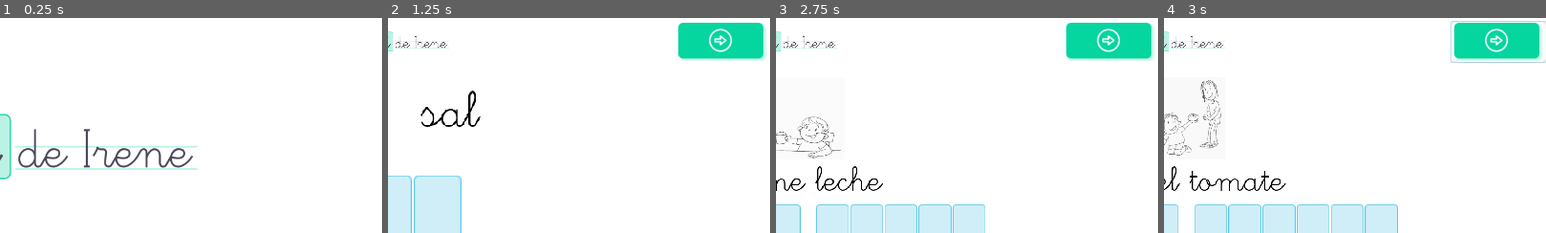
Above: before the commit, frames 1-4 (left to right).
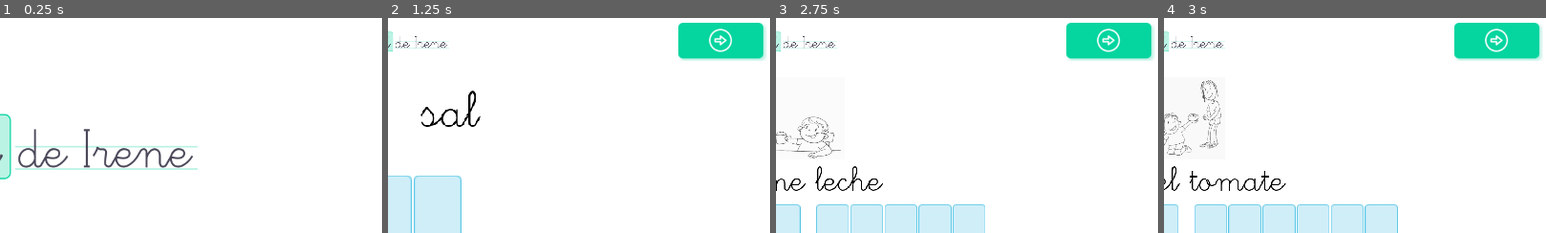
Above: after the commit, the same moments.

Repository: pabloalba/abcirene
Game: Godot game, scene res://MainMenu.tscn
The game is run twice, just before and just after one commit, with the same random seed, the same clock (stepped at 60 frames per second) and the same inputs. Sound files missing from this copy of the repository are replaced by a short silence.
Inputs (mouse positions are % of the whole screen's width and height, from its top left):
- Up to frame 1 (0.25 s): no input
- Up to frame 2 (1.25 s): click (38, 68) at 0.5 s
- Up to frame 3 (2.75 s): click (3, 5) at 1.25 s; click (66, 68) at 2 s
- Up to frame 4 (3 s): click (94, 6) at 2.75 s
The pictures show only the part of the screen within x 50-100%, y 0-50%; the shares and areas given below are measured in that part.

Frames 1-3 are identical in both runs. In frame 4, 0.3% of the frame differs, in the area x 75-100%, y 1-21%.

Commit message:
Use ogg instead of wav

Diff:
--- a/MainMenu.tscn
+++ b/MainMenu.tscn
@@ -29,6 +29,8 @@
 margin_top = 450.0
 margin_right = 615.0
 margin_bottom = 534.0
+focus_mode = 0
+enabled_focus_mode = 0
 icon = ExtResource( 3 )
 flat = true
 
@@ -37,6 +39,8 @@
 margin_top = 450.0
 margin_right = 985.0
 margin_bottom = 534.0
+focus_mode = 0
+enabled_focus_mode = 0
 icon = ExtResource( 4 )
 flat = true
 
@@ -45,6 +49,8 @@
 margin_top = 615.0
 margin_right = 1216.0
 margin_bottom = 673.0
+focus_mode = 0
+enabled_focus_mode = 0
 icon = ExtResource( 5 )
 flat = true
 
--- a/Play.gd
+++ b/Play.gd
@@ -20,7 +20,7 @@
 var words_complex = ["triste", "fresco", "plástico", "brusco", "trasto", "blanco", "planta"]
 var phrases = [ "casi la pilla", "dame la mano", "dame zumo de uva", "me como la sopa yo solo", "me duele la mano", "mi …(208 unchanged characters)…
 var letters_font = load("res://font_escolar_112.tres")
-var aplause = load("res://assets/audio/aplause.wav")
+var aplause = load("res://assets/audio/aplause.ogg")
 
 var letter_buttons = []
 var alphabet = ["a", "b", "c", "d", "e", "f", "g", "h", "i", "j", "k", "l", "m", "n", "ñ", "o", "p", "q", "r", "s", "t", "u", "v", "w", "x", "y", "z"]
@@ -430,7 +430,8 @@
 
 func _play_word(safe_name, play_aplause):
 	var music_player = get_node("AudioStreamPlayer")
-	var sfx = load("res://assets/audio/" + safe_name + ".wav")
+	var sfx = load("res://assets/audio/" + safe_name + ".ogg")
+	sfx.set_loop(false)
 	music_player.stream = sfx
 	music_player.play()
 	if play_aplause:
--- a/Play.tscn
+++ b/Play.tscn
@@ -233,6 +233,8 @@
 margin_top = 5.0
 margin_right = 1281.0
 margin_bottom = 75.0
+focus_mode = 0
+enabled_focus_mode = 0
 icon = ExtResource( 3 )
 flat = true
 
@@ -249,6 +251,8 @@
 margin_top = 5.0
 margin_right = 81.0
 margin_bottom = 74.0
+focus_mode = 0
+enabled_focus_mode = 0
 icon = ExtResource( 5 )
 flat = true
 
--- a/Settings.tscn
+++ b/Settings.tscn
@@ -21,8 +21,10 @@
 margin_top = 24.0
 margin_right = 100.0
 margin_bottom = 93.0
+focus_mode = 0
 custom_fonts/font = ExtResource( 2 )
 custom_colors/font_color_disabled = Color( 0.329412, 0.776471, 0.921569, 1 )
+enabled_focus_mode = 0
 icon = ExtResource( 3 )
 flat = true
 
@@ -127,6 +129,8 @@
 margin_top = 520.0
 margin_right = 1073.0
 margin_bottom = 582.0
+focus_mode = 0
+enabled_focus_mode = 0
 icon = ExtResource( 6 )
 flat = true
 
Not shown, changed: export_presets.cfg
Not shown, added: assets/audio/abeja.ogg
Not shown, removed: assets/audio/abeja.wav
Not shown, added: assets/audio/abre.ogg
Not shown, removed: assets/audio/abre.wav
Not shown, added: assets/audio/alto.ogg
Not shown, removed: assets/audio/alto.wav
Not shown, added: assets/audio/amapola.ogg
Not shown, removed: assets/audio/amapola.wav
Not shown, added: assets/audio/ancho.ogg
Not shown, removed: assets/audio/ancho.wav
Not shown, added: assets/audio/antes.ogg
(and 189 more such lines)
